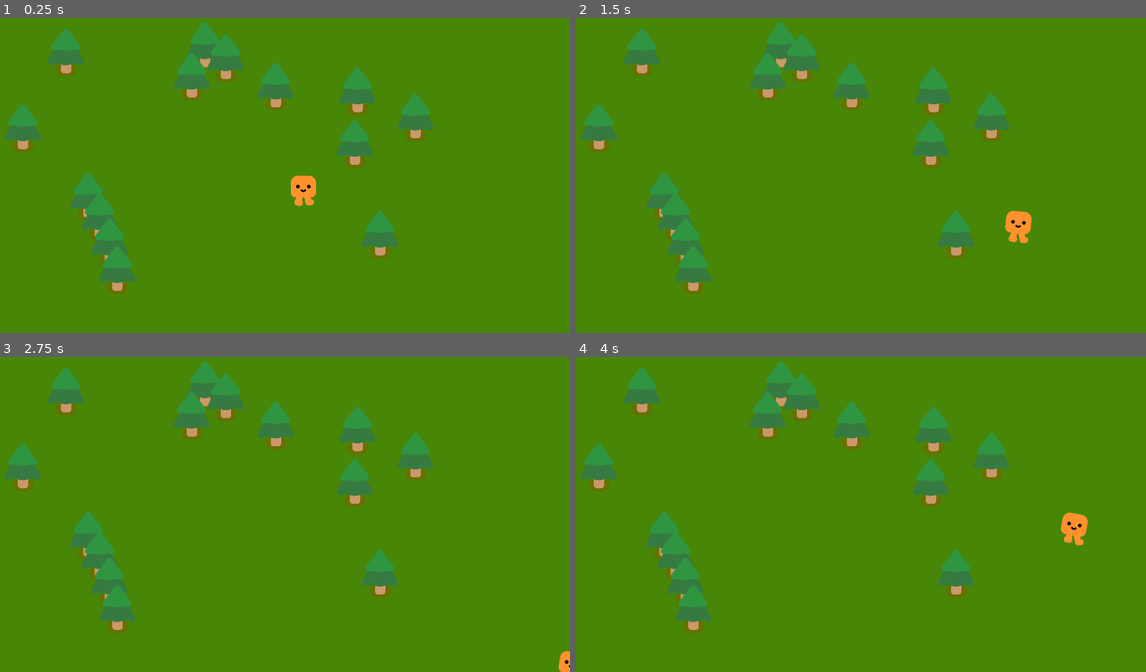
Above: before the commit, frames 1-4 (two rows, left to right).
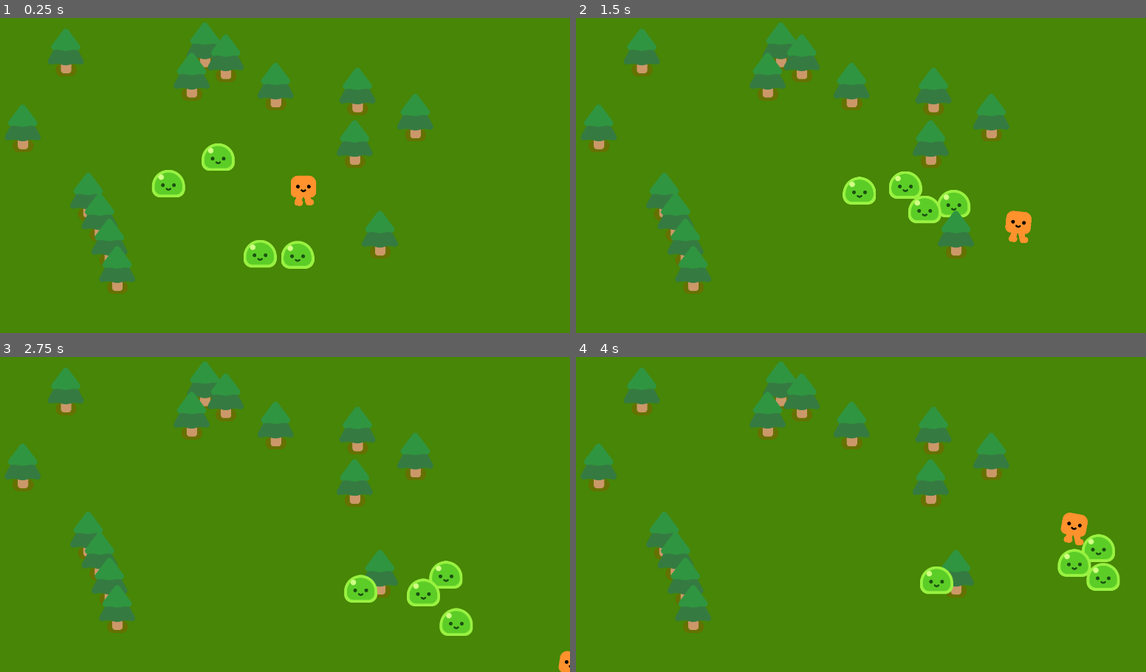
Above: after the commit, the same moments.

Repository: DjurreAikema/Godot-Tutorial---Vampire-Survivor-Style
Game: Godot game, scene res://game.tscn
Same seed, same stepped clock (60 frames per second), same inputs: the game is played once before the commit and once after it.
Inputs:
- Up to frame 1 (0.25 s): no input
- Up to frame 2 (1.5 s): hold D (move_right) 0.53-1.28 s; hold S (move_down) from 1.28 s (still down)
- Up to frame 3 (2.75 s): release S (move_down) at 2.03 s; hold D (move_right) from 2.03 s (still down)
- Up to frame 4 (4 s): release D (move_right) at 2.78 s; hold W (move_up) 2.78-3.53 s; hold A (move_left) from 3.53 s (still down)

The runs differ from the first frame. In frame 1, 1.7% of the frame differs, in the area x 26-56%, y 39-80%; in frame 2, 1.7%; in frame 3, 1.7%; in frame 4, 1.7%.

Commit message:
Mobs that follow the player

Diff:
--- a/game.tscn
+++ b/game.tscn
@@ -1,7 +1,8 @@
-[gd_scene load_steps=3 format=3 uid="uid://b6qm8nsw3o7r8"]
+[gd_scene load_steps=4 format=3 uid="uid://b6qm8nsw3o7r8"]
 
 [ext_resource type="PackedScene" uid="uid://b5ttsfrcnpe14" path="res://player.tscn" id="1_dcfl5"]
 [ext_resource type="PackedScene" uid="uid://bywvbghuem80p" path="res://pine_tree.tscn" id="2_nykhw"]
+[ext_resource type="PackedScene" uid="uid://cgr4ivnkco53l" path="res://mob.tscn" id="2_oyiac"]
 
 [node name="Game" type="Node2D"]
 y_sort_enabled = true
@@ -15,6 +16,18 @@
 
 [node name="Player" parent="." instance=ExtResource("1_dcfl5")]
 position = Vector2(1055, 659)
+
+[node name="Mob" parent="." instance=ExtResource("2_oyiac")]
+position = Vector2(869, 919)
+
+[node name="Mob2" parent="." instance=ExtResource("2_oyiac")]
+position = Vector2(1027, 936)
+
+[node name="Mob3" parent="." instance=ExtResource("2_oyiac")]
+position = Vector2(707, 515)
+
+[node name="Mob4" parent="." instance=ExtResource("2_oyiac")]
+position = Vector2(540, 625)
 
 [node name="PineTree" parent="." instance=ExtResource("2_nykhw")]
 position = Vector2(734, 204)
--- /dev/null
+++ b/mob.gd
@@ -0,0 +1,12 @@
+extends CharacterBody2D
+
+
+@onready var player = get_node("/root/Game/Player")
+
+var mob_speed = 300.0
+
+
+func _physics_process(delta):
+	var direction = global_position.direction_to(player.global_position)
+	velocity = direction * mob_speed
+	move_and_slide()
--- /dev/null
+++ b/mob.tscn
@@ -0,0 +1,16 @@
+[gd_scene load_steps=4 format=3 uid="uid://cgr4ivnkco53l"]
+
+[ext_resource type="PackedScene" uid="uid://ogik4s70pgwl" path="res://characters/slime/slime.tscn" id="1_0ymbh"]
+[ext_resource type="Script" path="res://mob.gd" id="1_1ob5p"]
+
+[sub_resource type="CircleShape2D" id="CircleShape2D_tnexq"]
+radius = 46.0435
+
+[node name="Mob" type="CharacterBody2D"]
+script = ExtResource("1_1ob5p")
+
+[node name="Slime" parent="." instance=ExtResource("1_0ymbh")]
+
+[node name="CollisionShape2D" type="CollisionShape2D" parent="."]
+position = Vector2(1, -29)
+shape = SubResource("CircleShape2D_tnexq")
